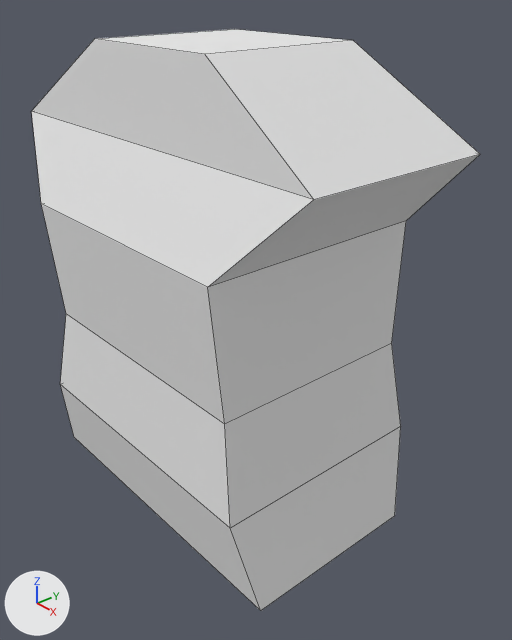
Two versions of the Blender file trabalho1.blend, one commit apart.
Before and after are seen from a 50 mm lens placed at (0.376, -0.296, 0.602), pointed at (0.028, 0.006, 0.371). Lighting does not change. The marker at lower left points along +X, +Y and +Z. Mesh edges are drawn as thin lines.
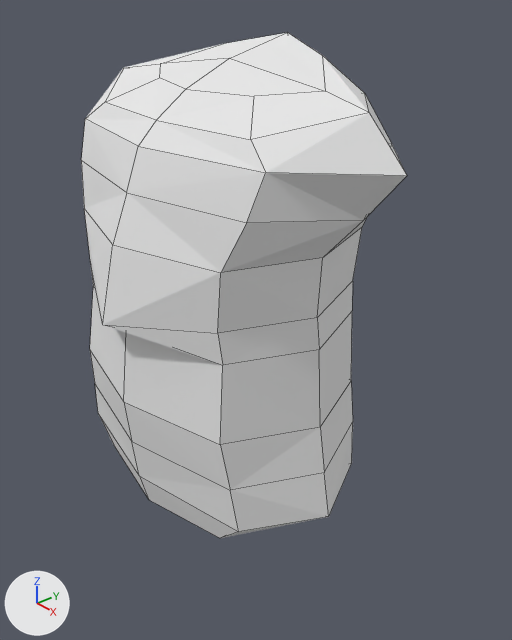
Changed parts and their boxes (x1, y1, x2, y2) in the pictures (512 x 640 px):
'Cube', reshaped, modifiers changed (27% narrower, 13% shorter): before (32, 29, 480, 611); after (81, 33, 407, 538)

The change, as a diff of the scene's bpy script:
```diff
--- a/trabalho1.blend.py
+++ b/trabalho1.blend.py
@@ me_cube @@
 # used by ob_cube; location = (0.0, 0.0, 0.0)
-me_cube.from_pydata(...)  # 36 vertices, 22 faces, 12 loose edges; spans x -0.154..0.148, y -0.09..0.078, z 0.227..0.56
+me_cube.from_pydata(...)  # 58 vertices, 44 faces; spans x 0.0..0.15, y -0.101..0.079, z 0.229..0.561
+# me_cube part 1: the loose piece of 24 vertices spanning x -0.154..0.148, y -0.09..0.078, z 0.227..0.56 is rebuilt with 57 vertices and now spans x 0.0..0.15, y -0.101..0.079, z 0.229..0.561
 me_cube.materials.append(mat_material)
@@ ob_cube @@
 ob_cube.location = (0.0, 0.0, 0.0)
+_m = ob_cube.modifiers.new('Mirror', 'MIRROR')
+_m.use_clip = True
```
